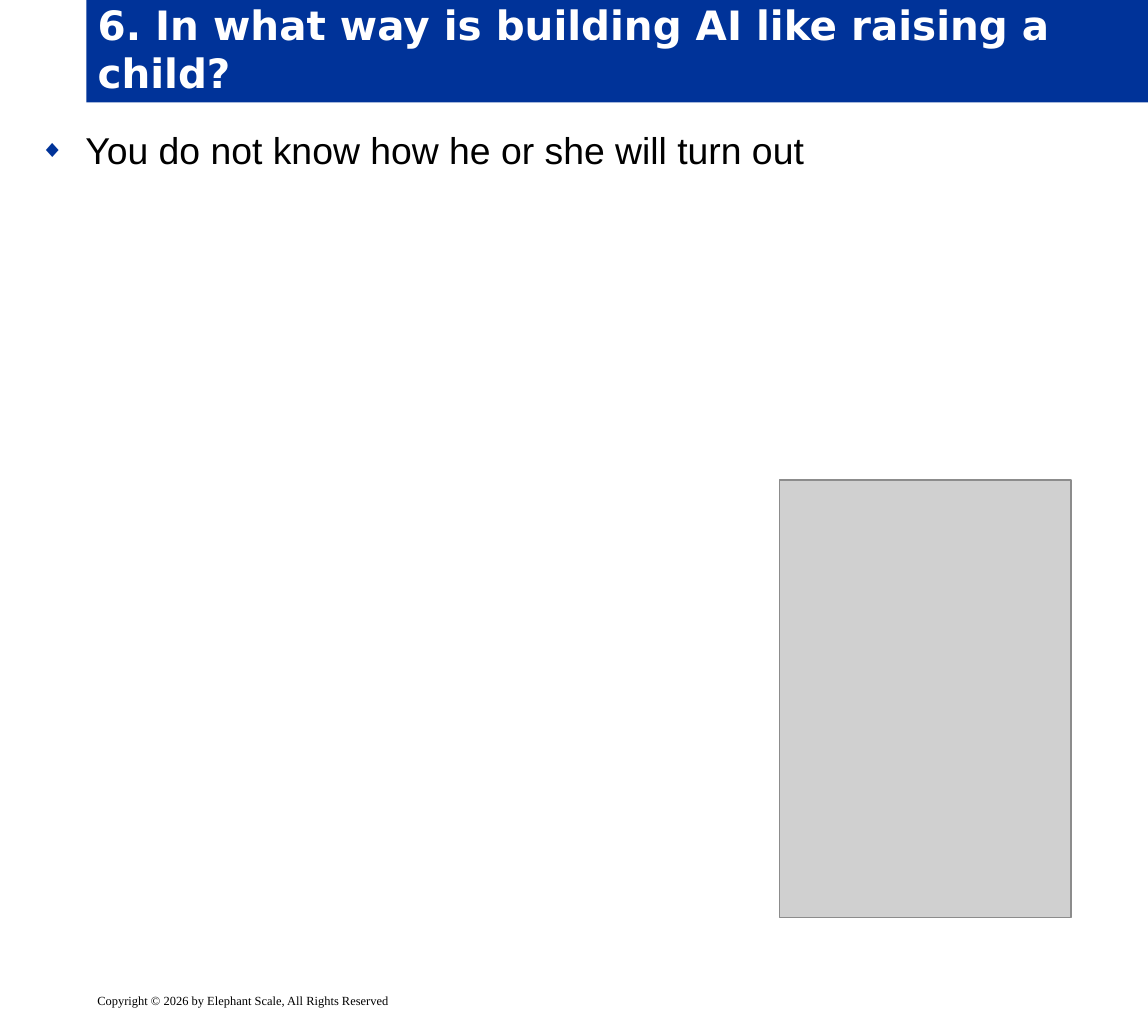
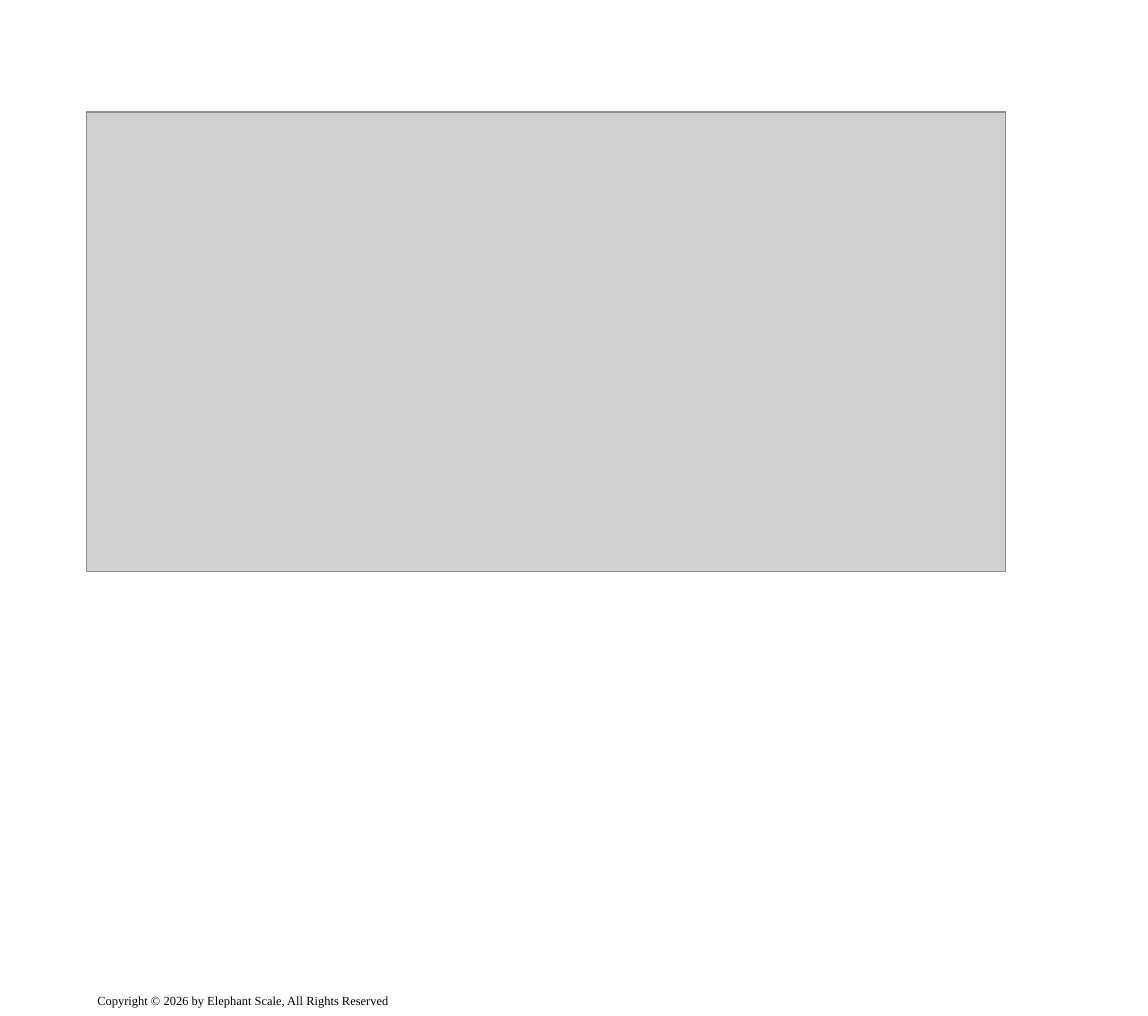
Before and after one commit to elephantscale/OpenAI-labs, a slide deck: slide 7 of 121-Tabular-Foundation-Models-for-Data-Science-Agents/slides/release/01__intro.pptx (slide 8 before the commit). Drawn at 1148x1016 pixels with LibreOffice and Linux fonts; fonts in the diff are those of the drawing; grey boxes stand for pictures; background and template pictures are left out. Boxes give left, top, right and bottom in pixels: in the first picture for what was removed or moved away, otherwise in the second. Text is boxed around its words. In the diff, an @@ line names an element or a change of style, - is before the commit and + after.

```diff
--- a/121-Tabular-Foundation-Models-for-Data-Science-Agents/slides/release/01__intro.pptx
+++ b/121-Tabular-Foundation-Models-for-Data-Science-Agents/slides/release/01__intro.pptx
@@ title removed at bbox=[86, 0, 1148, 102] @@
-6. In what way is building AI like raising a child?
@@ picture added at bbox=[86, 112, 1006, 572] @@
@@ text removed at bbox=[85, 137, 804, 165] @@
-◆ You do not know how he or she will turn out
@@ picture removed at bbox=[780, 480, 1071, 918] @@
```
Also in this commit, not shown: 9 other slides changed, 12 slides added, 1 other file.
